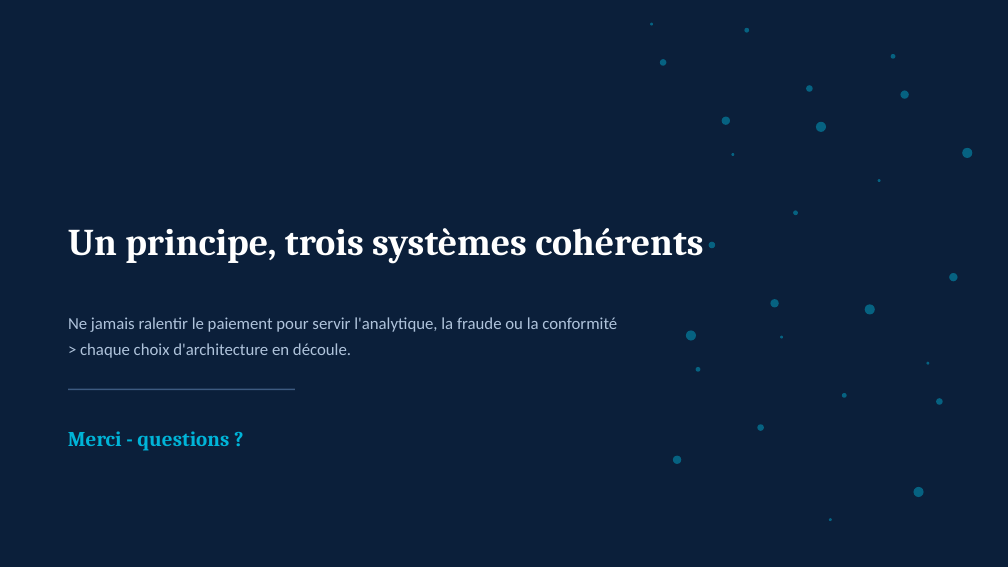
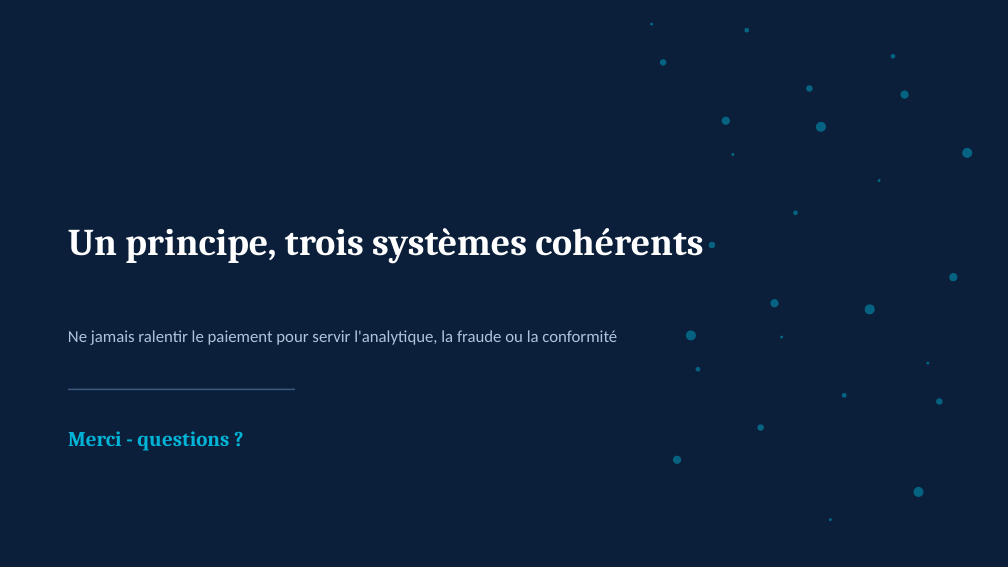
Before and after one commit to nicolaspichon-git/jedha-data-scientist-lead-bloc2--stripe-project, a slide deck: slide 6 of sources/stripe-project--presentation.pptx (slide 8 before the commit). Drawn at 1008x567 pixels with LibreOffice and Linux fonts; fonts in the diff are those of the drawing. Boxes give left, top, right and bottom in pixels: in the first picture for what was removed or moved away, otherwise in the second. Text is boxed around its words. In the diff, an @@ line names an element or a change of style, - is before the commit and + after.

```diff
--- a/sources/stripe-project--presentation.pptx
+++ b/sources/stripe-project--presentation.pptx
@@ text at [80, 343, 351, 358]: paragraph removed @@
-> chaque choix d'architecture en découle.
```
Also in this commit, not shown: 3 other slides changed, 1 slide added, 3 slides removed.
